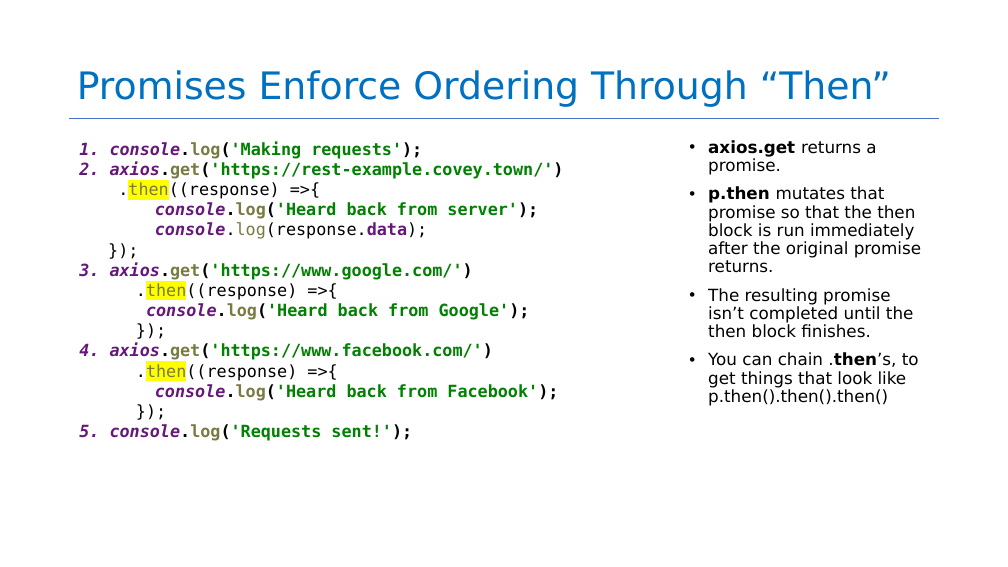
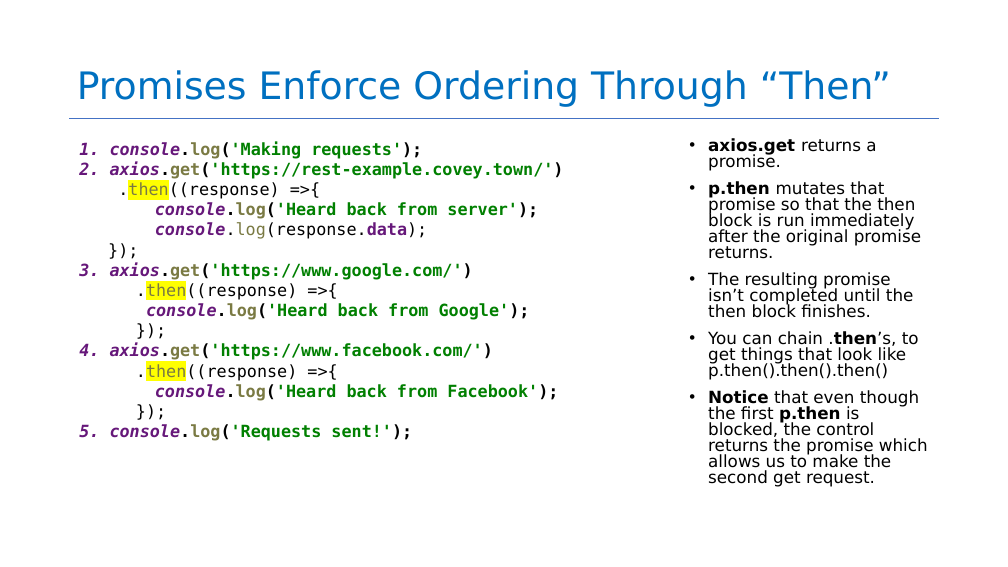
Before and after one commit to neu-se/CS4530-Fall-2023, a slide deck: slide 31 of Slides/Module 05 Concurrency Patterns in Typescript.pptx. Drawn at 1008x567 pixels with LibreOffice and Linux fonts; fonts in the diff are those of the drawing. Boxes give left, top, right and bottom in pixels: in the first picture for what was removed or moved away, otherwise in the second. Text is boxed around its words. In the diff, an @@ line names an element or a change of style, - is before the commit and + after.

```diff
--- a/Slides/Module 05 Concurrency Patterns in Typescript.pptx
+++ b/Slides/Module 05 Concurrency Patterns in Typescript.pptx
@@ text at box(708, 138, 921, 380): line spacing 0.9 to 0.8 @@
@@ text at box(708, 390, 928, 487): paragraph added @@
+• Notice that even though the first p.then is blocked, the control returns the promise which allows us to make the second get request.
```
Also in this commit, not shown: 1 other slide changed, 1 other file.
